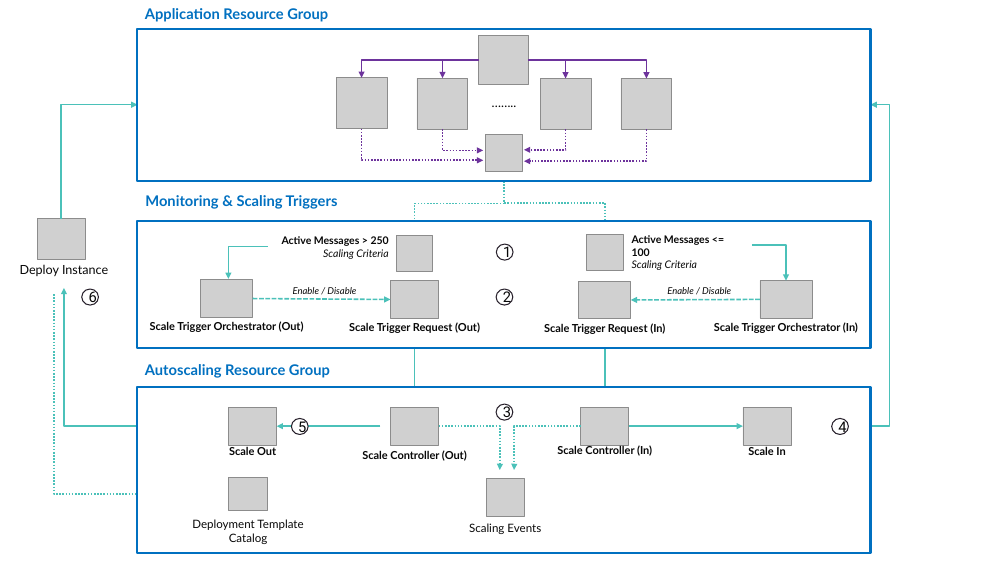
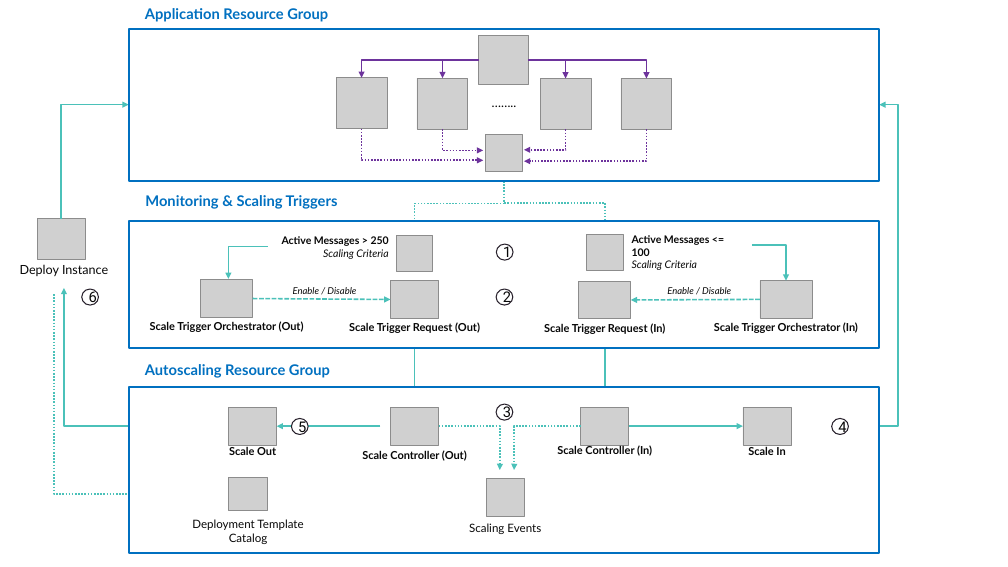
Before and after one commit to tomkerkhove/autoscale-aci-with-azure-serverless, a slide deck: slide 1 of media/schematics.pptx. Drawn at 1008x567 pixels with LibreOffice and Linux fonts; fonts in the diff are those of the drawing; grey boxes stand for pictures. Boxes give left, top, right and bottom in pixels: in the first picture for what was removed or moved away, otherwise in the second. Text is boxed around its words. In the diff, an @@ line names an element or a change of style, - is before the commit and + after.

```diff
--- a/media/schematics.pptx
+++ b/media/schematics.pptx
@@ rectangle: place and size @@
-rectangle at bbox=[138, 29, 871, 181]
+rectangle at bbox=[129, 29, 879, 181]
@@ elbow arrow moved from (61, 219) - (138, 105) to (61, 219) - (129, 105) @@
@@ elbow arrow moved from (792, 426) - (871, 105) to (792, 426) - (879, 105) @@
@@ rectangle: place and size @@
-rectangle at bbox=[138, 221, 871, 348]
+rectangle at bbox=[129, 221, 879, 348]
@@ rectangle: place and size @@
-rectangle at bbox=[138, 387, 871, 554]
+rectangle at bbox=[129, 387, 879, 554]
```
Also in this commit, not shown: 1 other file.
